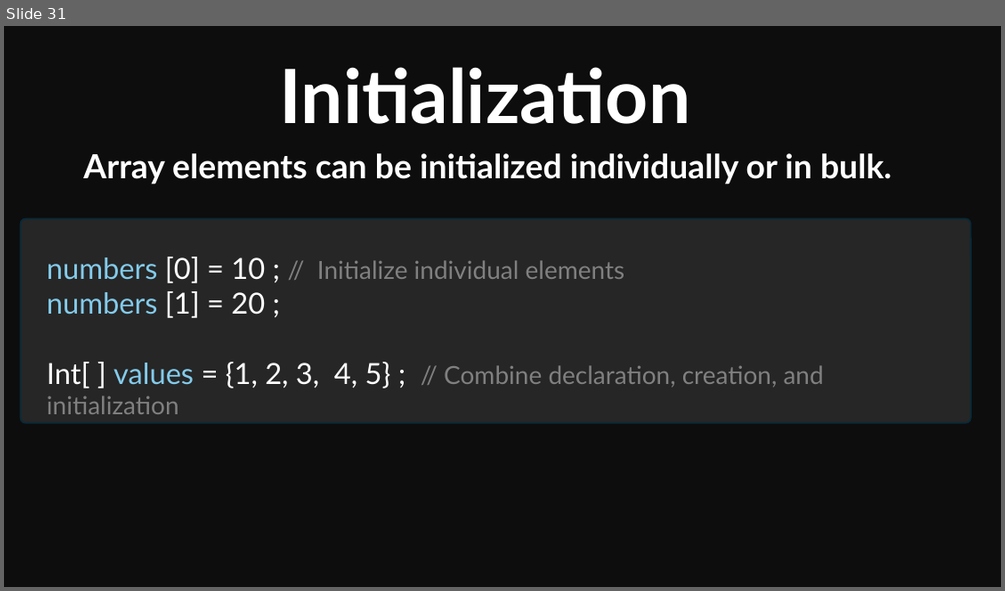
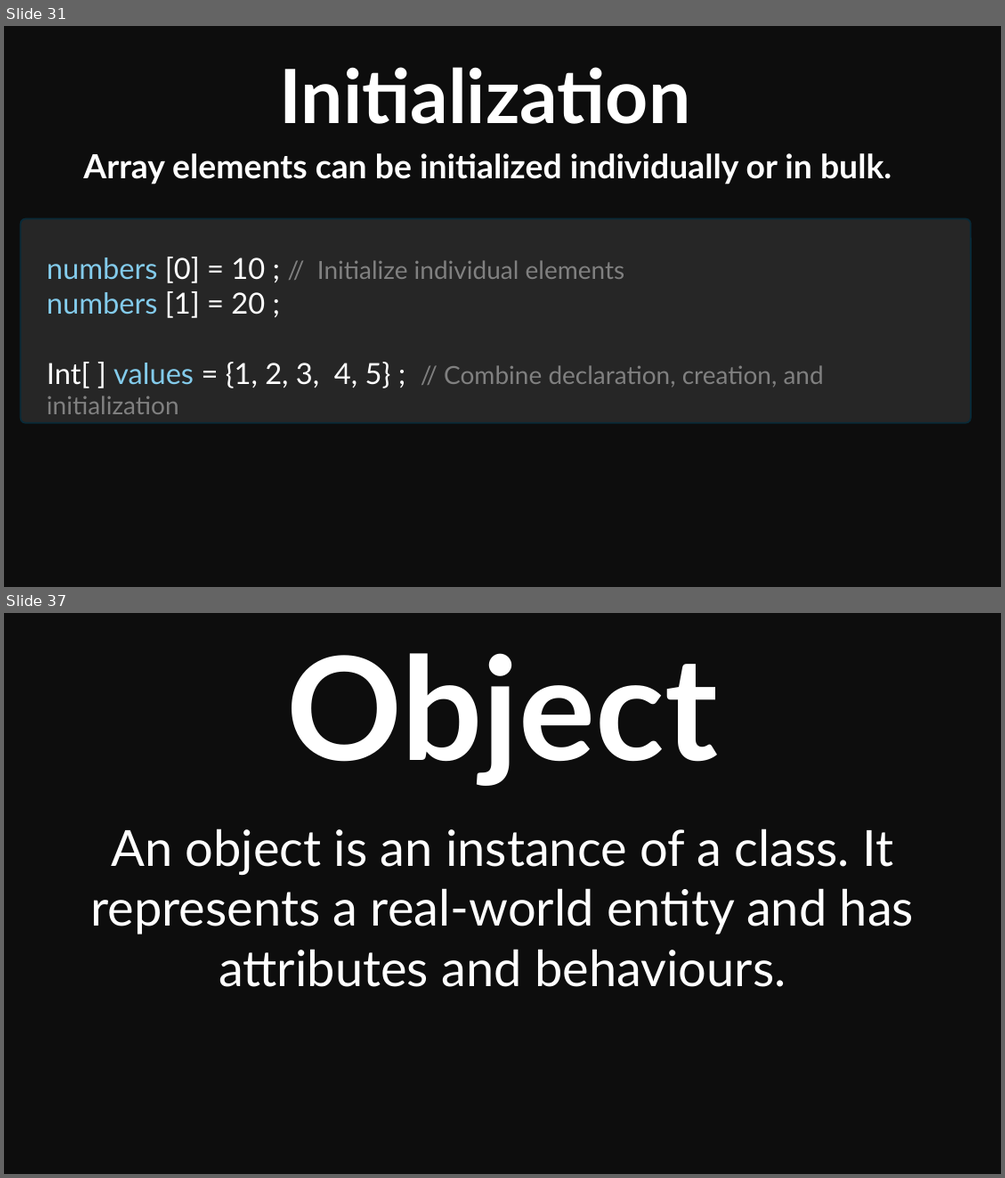
Before and after one commit to Mohitscodiclab/Java_Full_Course, a slide deck: JAVA.pptx. Shown one above the other, each under a label of ours: slide 31 before the commit, slides 31 and 37 after it; the slides between them are not shown. The pictures are 1005x591 and 1005x1178 pixels, drawn with LibreOffice and Linux fonts; fonts in the diff are those of the drawing. Boxes give left, top, right and bottom in pixels: in the first picture for what was removed or moved away, otherwise in the second. Text is boxed around its words. In the diff, an @@ line names an element or a change of style, - is before the commit and + after.

```diff
--- a/JAVA.pptx
+++ b/JAVA.pptx
@@ slide 37 added at [4, 613, 1001, 1174], background #0D0D0D @@
@@ text added at [287, 653, 718, 785], 138 pt, text #FFFFFF, bold @@
+Object
@@ text added at [91, 828, 914, 987], 48 pt, text #FFFFFF @@
+An object is an instance of a class. It represents a real-world entity and has attributes and behaviours.
```
Also in this commit, not shown: 17 other slides added, 34 other files.
